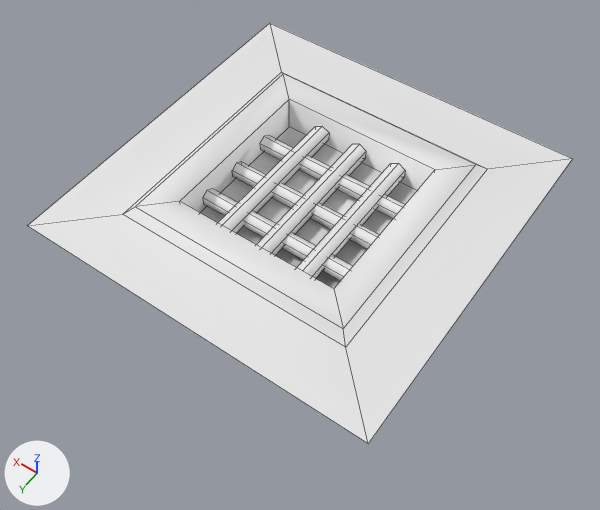
The FBX model Enter The Isaac/Assets/Models/Environment/Oubliette/Grate_low.fbx: old version first, new version second.
Both versions are drawn from a 50 mm camera at (-1.3, 5.04, 10.9) aimed at (1.1, 1.67, 5.61). Arrows for +X, +Y and +Z are at lower left; the lights stay in place. Mesh edges are drawn as thin lines. Where no turn or scale is listed for an object, it has been applied to the vertices.

Names of what the first picture shows: 'Grate_low'.
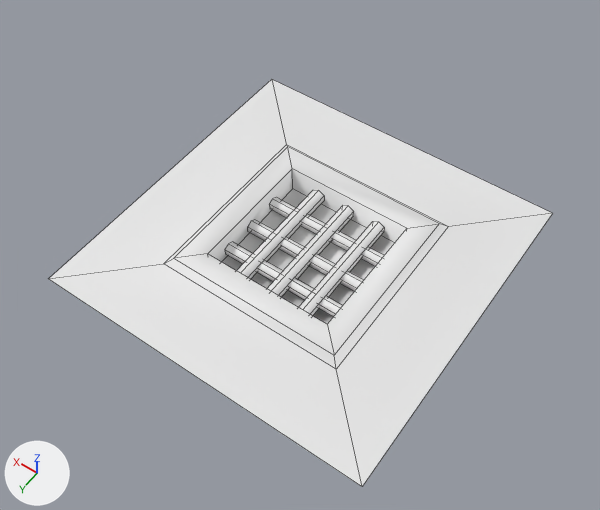
Pixel boxes (x1, y1, x2, y2) of what changed, in the pictures (600 x 510 px; the box of a moved part takes in the faces that stretch with it):
'Grate_low', reshaped, moved (8% narrower): before (28, 23, 573, 444); after (49, 79, 553, 487)
part 1 of me_plane_032, moved or reshaped: before (218, 126, 329, 233); after (237, 190, 324, 279)
part 2 of me_plane_032, moved or reshaped: before (256, 144, 366, 255); after (267, 205, 354, 297)
part 3 of me_plane_032, moved or reshaped: before (297, 163, 405, 279); after (299, 221, 384, 316)
part 4 of me_plane_032, moved or reshaped: before (260, 136, 405, 219); after (225, 242, 343, 317)
part 5 of me_plane_032, moved or reshaped: before (233, 162, 380, 249); after (248, 219, 363, 291)
part 6 of me_plane_032, moved or reshaped: before (203, 189, 353, 281); after (270, 198, 384, 266)
part 7 of me_plane_032, added: after (49, 79, 553, 487)
part 8 of me_plane_032, deleted: before (28, 23, 573, 444)

What changed in the scene script:
```text
Change me_plane_032:
    used by ob_grate_low; location = (1.154, 1.475, 6.164)
    remove me_plane_032.from_pydata(...)  # 92 vertices, 53 faces; spans x -1.5..1.5, y -1.5..1.5, z -0.25..0.07
    add me_plane_032.from_pydata(...)  # 92 vertices, 53 faces; spans x 0.0..3.0, y -3.0..0.0, z -0.21..0.06
    me_plane_032 part 1: the loose piece of 12 vertices spanning x 0.29..0.43, y -0.7..0.73, z -0.21..-0.05 is scaled about its middle by 0.845, then moved by (1.44, -1.5, 0.02)
    me_plane_032 part 2: the loose piece of 12 vertices spanning x -0.08..0.06, y -0.7..0.73, z -0.21..-0.05 is scaled about its middle by 0.845, then moved by (1.5, -1.5, 0.02)
    me_plane_032 part 3: the loose piece of 12 vertices spanning x -0.45..-0.31, y -0.7..0.73, z -0.21..-0.05 is scaled about its middle by 0.845, then moved by (1.56, -1.5, 0.02)
    me_plane_032 part 4: the loose piece of 12 vertices spanning x -0.73..0.7, y -0.41..-0.29, z -0.23..-0.09 is scaled about its middle by 0.845, then moved by (1.5, -0.82, 0.03)
    me_plane_032 part 5: the loose piece of 12 vertices spanning x -0.73..0.7, y -0.04..0.08, z -0.23..-0.09 is scaled about its middle by 0.845, then moved by (1.5, -1.5, 0.03)
    me_plane_032 part 6: the loose piece of 12 vertices spanning x -0.73..0.7, y 0.33..0.45, z -0.23..-0.09 is scaled about its middle by 0.845, then moved by (1.5, -2.18, 0.03)
    me_plane_032 part 7: a new loose piece of 20 vertices spanning x 0.0..3.0, y -3.0..0.0, z -0.21..0.06
    me_plane_032 part 8: the loose piece of 20 vertices spanning x -1.5..1.5, y -1.5..1.5, z -0.25..0.07 is deleted
Change ob_grate_low:
    ob_grate_low.location: (1.154, 1.475, 6.164) -> (-0.346, 2.975, 5.501)
```
